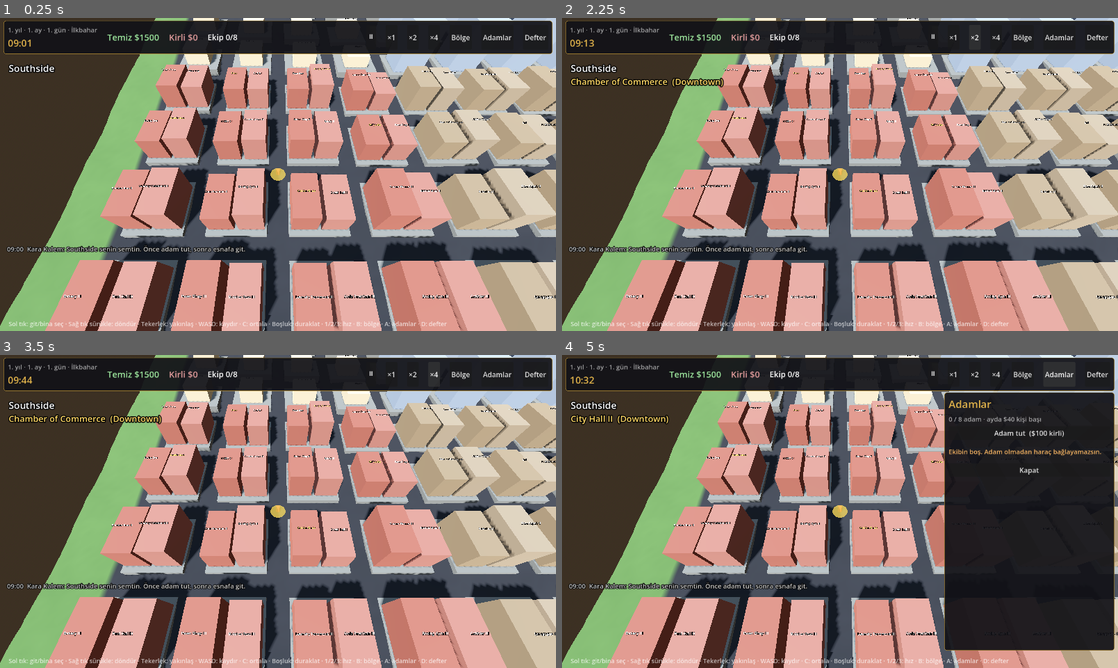
Above: before the commit, frames 1-4 (two rows, left to right).
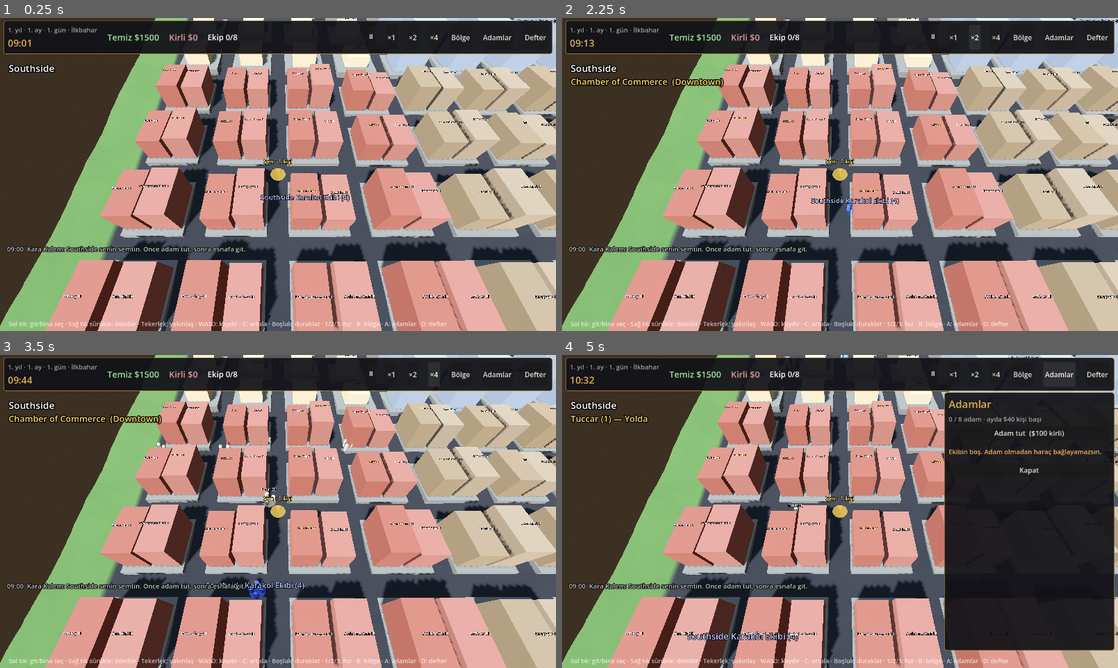
Above: after the commit, the same moments.

Repository: husnytarik/kara-kalem
Game: Godot game, scene res://scenes/main.tscn
Two runs of this game, one before a commit and one after it. Both use one fixed random seed, a clock stepped at 60 frames per second and the inputs below.
Inputs:
- Up to frame 1 (0.25 s): no input
- Up to frame 2 (2.25 s): click "⏸" at 0.5 s; click "×1" at 1.25 s; click "×2" at 2 s
- Up to frame 3 (3.5 s): click "×4" at 2.75 s
- Up to frame 4 (5 s): click "Bölge" at 3.5 s; click "Adamlar" at 4.25 s

The runs differ from the first frame. In frame 1, 0.3% of the frame differs, in the area x 46-100%, y 0-59%; in frame 2, 0.3%; in frame 3, 0.5%; in frame 4, 0.8%, in the area x 1-86%, y 0-92%.

Commit message:
Godot: haritada gezen gruplar (polis devriyeleri, rakip ekipler, siviller), kisi sayilari, grup paneli
Co-Authored-By: Claude Sonnet 5.5 <noreply@anthropic.com>

Diff:
--- /dev/null
+++ b/godot/scripts/core/gruplar.gd
@@ -0,0 +1,262 @@
+extends Node3D
+# Haritada gezen gruplar (Warband'daki "party" gibi): polis devriyeleri, rakip ekipler, siviller.
+# Her grubun adı, kaç kişi olduğu, fraksiyonu ve durumu var; etiketi kafasının üstünde yazar.
+# Yürüyüş: harita.yol_bul (A*). Hareket delta ile (Engine.time_scale hızı uygular).
+
+signal yakinlasti(g: Dictionary)   # oyuncu bir grubun yanına girdi
+
+const GORUS := 14.0        # bu mesafede "karşılaşma" sayılır (m)
+const SECIM := 5.0         # tıklama/üzerine gelme yarıçapı (m)
+const SIVIL_AD := ["Esnaf", "İşçiler", "Pazarcılar", "Denizciler", "Komşular", "Yolcular", "Çocuklar", "Tüccar"]
+const POLIS_AD := ["Devriye", "Karakol Ekibi", "Bekçiler"]
+const HIZ := {"polis": 7.0, "rakip": 6.5, "sivil": 4.0}
+
+var harita: Node3D
+var oyun: Node
+var oyuncu: Node3D
+var liste: Array[Dictionary] = []
+var rng := RandomNumberGenerator.new()
+var _sayac := 0
+var _esitle_sure := 0.0
+var _gorus_sure := 0.0
+var _temas := {}   # grup id -> oyuncunun yakınında mı (tekrar uyarı vermesin)
+
+func kur(h: Node3D, o: Node, p: Node3D) -> void:
+	harita = h
+	oyun = o
+	oyuncu = p
+	rng.seed = 777
+	for id in harita.bolgeler:
+		_polis_ekle(id)
+		for k in 5:
+			_sivil_ekle(id)
+	_esitle()
+
+# ---------- oluşturma ----------
+func _yeni(tur: String, fak: String, ad: String, kisi: int, ev: String) -> Dictionary:
+	_sayac += 1
+	var yerler: Array = _bolge_yerleri(ev)
+	var bas: Vector3 = harita.yerler[yerler[rng.randi() % yerler.size()]]["pos"]
+	var g := {
+		"id": _sayac, "tur": tur, "fak": fak, "ad": ad, "kisi": kisi, "ev": ev,
+		"pos": bas, "yol": PackedVector3Array(), "bekle": rng.randf_range(0.0, 4.0),
+		"durum": "Bekliyor", "hiz": HIZ[tur] * rng.randf_range(0.9, 1.1), "dugum": null, "etiket": null, "gorunen": -1,
+	}
+	_gorsel_kur(g)
+	liste.append(g)
+	return g
+
+func _polis_ekle(ev: String) -> void:
+	var n: int = 3 + oyun.bolge[ev]["servet"] / 2 + rng.randi() % 2
+	var ad := "%s %s" % [harita.bolgeler[ev]["ad"], POLIS_AD[rng.randi() % POLIS_AD.size()]]
+	_yeni("polis", "polis", ad, n, ev)
+
+func _sivil_ekle(ev: String) -> void:
+	_yeni("sivil", "sivil", SIVIL_AD[rng.randi() % SIVIL_AD.size()], 1 + rng.randi() % 3, ev)
+
+func _rakip_ekle(f: String, ev: String) -> void:
+	var ad: String = "%s Ekibi" % oyun.FAK[f]["ad"].split(" ")[0]
+	_yeni("rakip", f, ad, 3 + rng.randi() % 4, ev)
+
+# Her fraksiyonun, hâkim olduğu bölge başına bir ekibi olur. Bölge el değiştirirse ekip de taşınır.
+func _esitle() -> void:
+	for f in oyun.NPC:
+		var bolgeleri: Array = []
+		for id in harita.bolgeler:
+			if oyun.hakim_of(id) == f:
+				bolgeleri.append(id)
+		var ekipler: Array = liste.filter(func(g): return g["fak"] == f)
+		while ekipler.size() < bolgeleri.size():
+			_rakip_ekle(f, bolgeleri[ekipler.size()])
+			ekipler = liste.filter(func(g): return g["fak"] == f)
+		while ekipler.size() > bolgeleri.size() and ekipler.size() > 1:
+			_sil(ekipler.pop_back())
+		for k in ekipler.size():
+			if bolgeleri.size() > 0:
+				ekipler[k]["ev"] = bolgeleri[k % bolgeleri.size()]
+	# polis her bölgede bir devriye; sivil sayısı sabit
+
+func _sil(g: Dictionary) -> void:
+	if g["dugum"]:
+		(g["dugum"] as Node3D).queue_free()
+	liste.erase(g)
+
+# ---------- görünüm ----------
+func _renk(g: Dictionary) -> Color:
+	match g["tur"]:
+		"polis": return Color(0.2, 0.3, 0.75)
+		"sivil": return Color(0.65, 0.62, 0.55)
+	return oyun.FAK[g["fak"]]["renk"]
+
+func _gorsel_kur(g: Dictionary) -> void:
+	var n := Node3D.new()
+	add_child(n)
+	g["dugum"] = n
+	var l := Label3D.new()
+	l.font_size = 44
+	l.pixel_size = 0.07
+	l.billboard = BaseMaterial3D.BILLBOARD_ENABLED
+	l.no_depth_test = true
+	l.outline_size = 10
+	l.position.y = 11.0
+	l.modulate = _renk(g).lerp(Color.WHITE, 0.45)
+	if g["tur"] == "sivil":
+		l.visibility_range_end = 110.0
+		l.font_size = 36
+		l.pixel_size = 0.05
+	else:
+		l.visibility_range_end = 400.0
+	n.add_child(l)
+	g["etiket"] = l
+	var halka := MeshInstance3D.new()
+	var cyl := CylinderMesh.new()
+	cyl.top_radius = 3.6
+	cyl.bottom_radius = 3.6
+	cyl.height = 0.12
+	var hm := StandardMaterial3D.new()
+	hm.albedo_color = Color(_renk(g), 0.65)
+	hm.transparency = BaseMaterial3D.TRANSPARENCY_ALPHA
+	hm.shading_mode = BaseMaterial3D.SHADING_MODE_UNSHADED
+	cyl.material = hm
+	halka.mesh = cyl
+	halka.position.y = 0.15
+	n.add_child(halka)
+	_kisileri_yenile(g)
+
+# Kişi sayısı kadar (en çok 6) kapsül, küme halinde.
+func _kisileri_yenile(g: Dictionary) -> void:
+	var n: Node3D = g["dugum"]
+	for c in n.get_children():
+		if c.has_meta("kisi"):
+			c.queue_free()
+	var goster := mini(g["kisi"], 6)
+	var mat := StandardMaterial3D.new()
+	mat.albedo_color = _renk(g)
+	for k in goster:
+		var m := MeshInstance3D.new()
+		var cm := CapsuleMesh.new()
+		cm.radius = 0.35
+		cm.height = 1.8
+		cm.material = mat
+		m.mesh = cm
+		m.set_meta("kisi", true)
+		var a := TAU * k / maxf(goster, 1.0)
+		var r := 0.0 if goster == 1 else 2.4
+		m.position = Vector3(cos(a) * r, 0.9 * 3.2, sin(a) * r)
+		m.scale = Vector3.ONE * 3.2
+		n.add_child(m)
+	g["gorunen"] = g["kisi"]
+
+func etiket_yazi(g: Dictionary) -> String:
+	return "%s (%d)" % [g["ad"], g["kisi"]]
+
+# ---------- hareket ----------
+func _process(delta: float) -> void:
+	_esitle_sure += delta
+	if _esitle_sure > 4.0:
+		_esitle_sure = 0.0
+		_esitle()
+	for g in liste:
+		_yuru(g, delta)
+		var n: Node3D = g["dugum"]
+		n.global_position = g["pos"]
+		if g["gorunen"] != g["kisi"]:
+			_kisileri_yenile(g)
+		(g["etiket"] as Label3D).text = etiket_yazi(g)
+	_gorus_sure += delta
+	if _gorus_sure > 0.4:
+		_gorus_sure = 0.0
+		_karsilasma()
+
+func _yuru(g: Dictionary, delta: float) -> void:
+	var yol: PackedVector3Array = g["yol"]
+	if yol.size() == 0:
+		g["bekle"] -= delta
+		g["durum"] = "Bekliyor" if g["tur"] != "polis" else "Nöbette"
+		if g["bekle"] <= 0.0:
+			_hedef_sec(g)
+		return
+	var kalan: float = g["hiz"] * delta
+	var p: Vector3 = g["pos"]
+	while kalan > 0.0 and yol.size() > 0:
+		var f := yol[0] - p
+		f.y = 0
+		var uz := f.length()
+		if uz <= kalan:
+			p = Vector3(yol[0].x, p.y, yol[0].z)
+			kalan -= uz
+			yol.remove_at(0)
+		else:
+			p += f / uz * kalan
+			kalan = 0.0
+	p.y = harita.yuk(p.x, p.z)
+	g["pos"] = p
+	g["yol"] = yol
+	if yol.size() == 0:
+		g["bekle"] = rng.randf_range(3.0, 9.0) if g["tur"] != "polis" else rng.randf_range(1.0, 4.0)
+
+func _bolge_yerleri(id: String) -> Array:
+	var r: Array = []
+	for i in harita.yerler.size():
+		if harita.yerler[i]["bolge"] == id:
+			r.append(i)
+	return r
+
+func _hedef_sec(g: Dictionary) -> void:
+	var ev: String = g["ev"]
+	var bolge := ev
+	var sans := rng.randf()
+	match g["tur"]:
+		"polis":
+			if sans < 0.3:   # komşu bölgeye de uğra
+				var k: Array = oyun.KOMSU[ev]
+				bolge = k[rng.randi() % k.size()]
+			g["durum"] = "Devriye geziyor"
+		"sivil":
+			if sans < 0.25:
+				var k2: Array = oyun.KOMSU[ev]
+				bolge = k2[rng.randi() % k2.size()]
+			g["durum"] = "Yolda"
+		"rakip":
+			if sans < 0.15:
+				var k3: Array = oyun.KOMSU[ev]
+				bolge = k3[rng.randi() % k3.size()]
+			g["durum"] = "Bölgesini geziyor"
+	var yerler := _bolge_yerleri(bolge)
+	var hedef: Vector3 = harita.yerler[yerler[rng.randi() % yerler.size()]]["pos"]
+	var yol: PackedVector3Array = harita.yol_bul(g["pos"], hedef)
+	if yol.size() > 1:
+		yol.remove_at(0)
+		g["yol"] = yol
+	else:
+		g["bekle"] = 2.0
+
+# ---------- karşılaşma ----------
+func _karsilasma() -> void:
+	for g in liste:
+		var uz: float = (g["pos"] as Vector3).distance_to(oyuncu.global_position)
+		var yakin: bool = uz < GORUS
+		if yakin and not _temas.get(g["id"], false):
+			yakinlasti.emit(g)
+		_temas[g["id"]] = yakin
+
+# ---------- seçim ----------
+# Işına en yakın grup (yoksa boş sözlük).
+func isinla(o: Vector3, n: Vector3) -> Dictionary:
+	var en: Dictionary = {}
+	var en_uz := SECIM
+	for g in liste:
+		var p: Vector3 = (g["pos"] as Vector3) + Vector3(0, 3.0, 0)
+		var t := maxf((p - o).dot(n), 0.0)
+		var uz := p.distance_to(o + n * t)
+		if uz < en_uz:
+			en_uz = uz
+			en = g
+	return en
+
+func say(tur: String) -> int:
+	var s := 0
+	for g in liste:
+		if g["tur"] == tur:
+			s += g["kisi"]
+	return s
--- a/godot/scripts/core/sokak.gd
+++ b/godot/scripts/core/sokak.gd
@@ -6,6 +6,8 @@
 var oyun: Node
 var arayuz: CanvasLayer
 var oyuncu: Node3D
+var gruplar: Node3D
+var _oy_etiket: Label3D
 var kamera: Node3D
 var _etiket: Label
 var _ipucu: Label
@@ -30,6 +32,20 @@
 	kamera.set_script(load("res://scripts/characters/ust_kamera.gd"))
 	add_child(kamera)
 	kamera.hedef = oyuncu
+	_oy_etiket = Label3D.new()
+	_oy_etiket.font_size = 40
+	_oy_etiket.pixel_size = 0.07
+	_oy_etiket.billboard = BaseMaterial3D.BILLBOARD_ENABLED
+	_oy_etiket.no_depth_test = true
+	_oy_etiket.outline_size = 12
+	_oy_etiket.modulate = Color(1.0, 0.85, 0.4)
+	_oy_etiket.position.y = 12.0
+	oyuncu.add_child(_oy_etiket)
+	gruplar = load("res://scripts/core/gruplar.gd").new()
+	gruplar.name = "Gruplar"
+	add_child(gruplar)
+	gruplar.kur(harita, oyun, oyuncu)
+	gruplar.yakinlasti.connect(_karsilasti)
 	arayuz = load("res://scripts/ui/arayuz.gd").new()
 	add_child(arayuz)
 	arayuz.kur(oyun, self)
@@ -62,6 +78,13 @@
 		elif a == "--test":
 			_otomatik_test()
 
+func _karsilasti(g: Dictionary) -> void:
+	match g["tur"]:
+		"polis":
+			oyun.kayit("%s yakınında (%d polis)." % [g["ad"], g["kisi"]], "warn")
+		"rakip":
+			oyun.kayit("%s yakınında (%d kişi)." % [g["ad"], g["kisi"]], "bad")
+
 func hiz_ayarla(v: float) -> void:
 	if v > 0.0:
 		_hiz = v
@@ -98,8 +121,12 @@
 	_etiket.text = harita.bolgeler[id]["ad"] if id != "" else "Yollar"
 	var k: Camera3D = kamera.kamera()
 	var fp := get_viewport().get_mouse_position()
+	var gh: Dictionary = gruplar.isinla(k.project_ray_origin(fp), k.project_ray_normal(fp))
 	var i: int = harita.yer_isinla(k.project_ray_origin(fp), k.project_ray_normal(fp))
-	if i >= 0:
+	_oy_etiket.text = "Sen · %d kişi" % (1 + oyun.adamlar.size())
+	if not gh.is_empty():
+		_ipucu.text = "%s — %s" % [gruplar.etiket_yazi(gh), gh["durum"]]
+	elif i >= 0:
 		var y: Dictionary = harita.yerler[i]
 		_ipucu.text = "%s  (%s)" % [y["ad"], harita.bolgeler[y["bolge"]]["ad"]]
 	else:
--- a/godot/scripts/ui/arayuz.gd
+++ b/godot/scripts/ui/arayuz.gd
@@ -169,6 +169,12 @@
 	_sonuc = ""
 	_yenile(true)
 
+func grup_ac(g: Dictionary) -> void:
+	_mod = "grup"
+	_hedef = g
+	_sonuc = ""
+	_yenile(true)
+
 func defter_ac() -> void:
 	if _mod == "defter":
 		kapat()
@@ -228,6 +234,9 @@
 			return str([oyun.bolge[_hedef], oyun.erisim(_hedef), oyun.temiz, oyun.kirli, oyun.adamlar.size(), oyun.tarih()["gun"], _sonuc])
 		"adamlar":
 			return str([oyun.adamlar, oyun.gorevler.map(func(g): return [g["adam"], (g["bitis"] - oyun.t) / 60]), oyun.kirli, _sonuc])
+		"grup":
+			var g: Dictionary = _hedef
+			return str([g["kisi"], g["durum"], g["ev"], sokak.gruplar.liste.has(g)])
 		"defter":
 			return str(oyun.defter.size())
 	return ""
@@ -245,6 +254,7 @@
 		"bolge": _bolge_paneli()
 		"adamlar": _adam_paneli()
 		"defter": _defter_paneli()
+		"grup": _grup_paneli()
 	_kapat_dugmesi()
 
 func _kapat_dugmesi() -> void:
@@ -386,3 +396,31 @@
 	for k in range(n - 1, maxi(-1, n - 41), -1):
 		var e: Dictionary = oyun.defter[k]
 		_lbl(_ic, "%s %s" % [oyun.saat_yazi(e["t"]), e["metin"]], 14, RENK[e["tur"]])
+
+# ---------- grup paneli (polis, rakip ekip, sivil) ----------
+func _grup_paneli() -> void:
+	var g: Dictionary = _hedef
+	if not sokak.gruplar.liste.has(g):
+		_lbl(_ic, "Grup dağıldı.", 16, RENK["soluk"])
+		return
+	var tur_ad := {"polis": "Polis", "rakip": "Rakip ekip", "sivil": "Siviller"}
+	var renk: Color = sokak.gruplar._renk(g)
+	_lbl(_ic, g["ad"], 24, renk.lerp(Color.WHITE, 0.4))
+	_lbl(_ic, "%s · %d kişi" % [tur_ad[g["tur"]], g["kisi"]], 16, RENK["soluk"])
+	_ayrac(_ic)
+	_lbl(_ic, "Durum: %s" % g["durum"], 16)
+	_lbl(_ic, "Bölgesi: %s" % oyun.harita.bolgeler[g["ev"]]["ad"], 16)
+	var simdi: String = oyun.harita.bolge_at(g["pos"])
+	if simdi != "":
+		_lbl(_ic, "Şu an: %s" % oyun.harita.bolgeler[simdi]["ad"], 16)
+	match g["tur"]:
+		"polis":
+			_lbl(_ic, "Devriye gezen polisler. Yanlarında kirli iş yapma; ileride delil ve arama buraya bağlanacak.", 15, RENK["warn"])
+		"rakip":
+			var f: Dictionary = oyun.FAK[g["fak"]]
+			_lbl(_ic, "Fraksiyon: %s" % f["ad"], 16, f["renk"])
+			_lbl(_ic, "Bu ekibin bölgesinde rakip sayılırsın. İleride pazarlık, baskın ve çatışma buradan açılacak.", 15, RENK["warn"])
+		"sivil":
+			_lbl(_ic, "Mahalle halkı. İleride dedikodu ve bilgi buradan alınacak.", 15, RENK["soluk"])
+	_ayrac(_ic)
+	_btn(_ic, "Yanına git", func(): sokak.oyuncu.git(g["pos"]))
